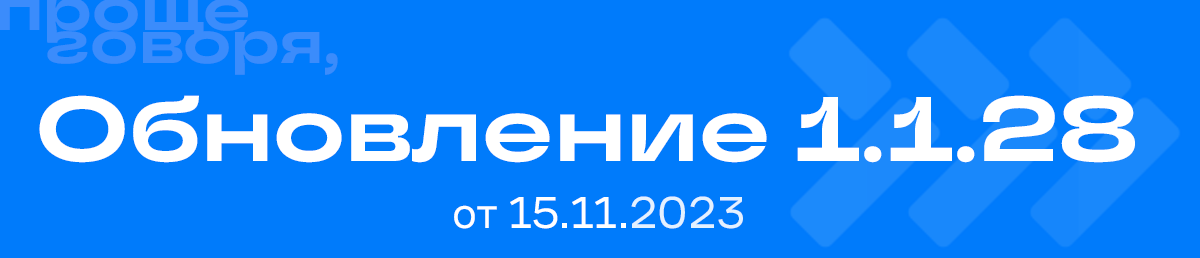
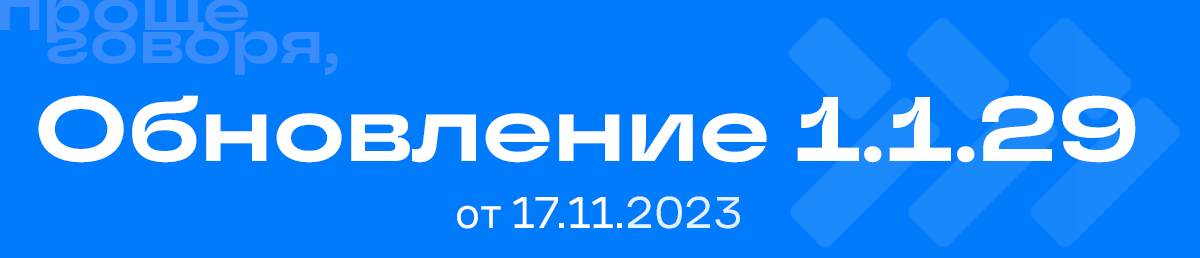
Layers edited between the first and the second 1200px x 258px image:
renamed "Обновление 1.1.28" to "Обновление 1.1.29", painted on it over [38,95,1136,163]
renamed "от 15.11.2023" to "от 17.11.2023", painted on it over [454,196,743,229]
